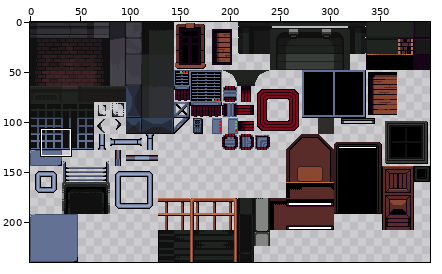
One commit to this sprite sheet: Recursos/TileSet/Buildings.png. Above, an overview of the earlier version with the close-up marked.
Close-up. Before:
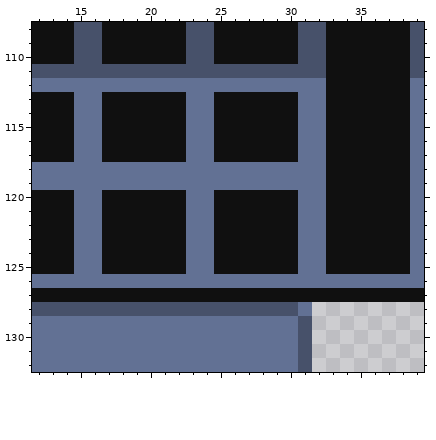
The file is 400x240 pixels. Colours within 5 levels of each other are drawn and written as one. Shown: x 12..39, y 108..132.
The result:
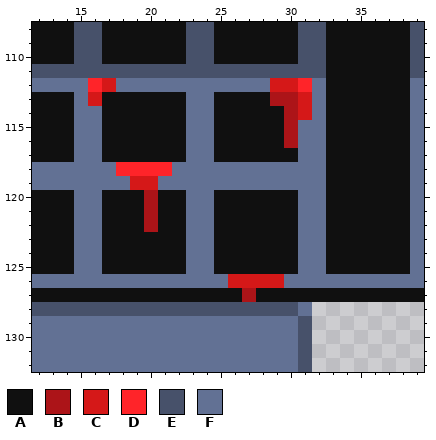
Palette (. is transparent): A #101010  B #ac1418  C #d51818  D #ff2429  E #47516a  F #627194
Diff:
y 112: x 16..17 FF -> DC; x 29..31 FFF -> CCD
y 113: x 16 F -> C; x 29..31 AAF -> BBC
y 114: x 30..31 AF -> BC
y 115..116: x 30 A -> B
y 118: x 18..21 FFFF -> DDDD
y 119: x 19..20 FF -> CC
y 120..122: x 20 A -> B
y 126: x 26..29 FFFF -> CCCC
y 127: x 27 A -> B
Changed places in both close-ups, as pixel boxes (x1, y1, x2, y2):
changed: (88, 78, 116, 106)
changed: (270, 78, 312, 148)
changed: (116, 162, 172, 232)
changed: (228, 274, 284, 302)
